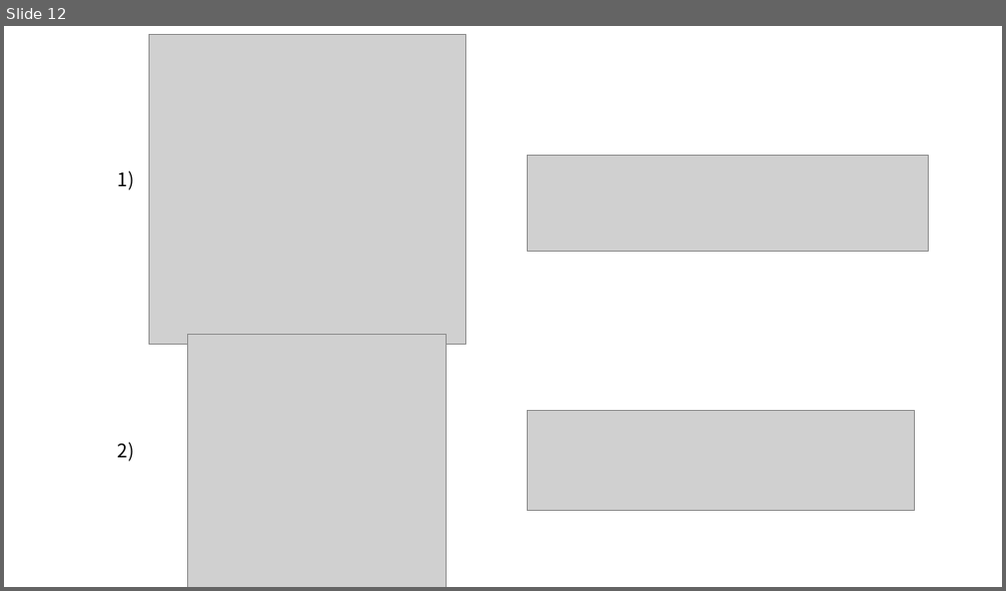
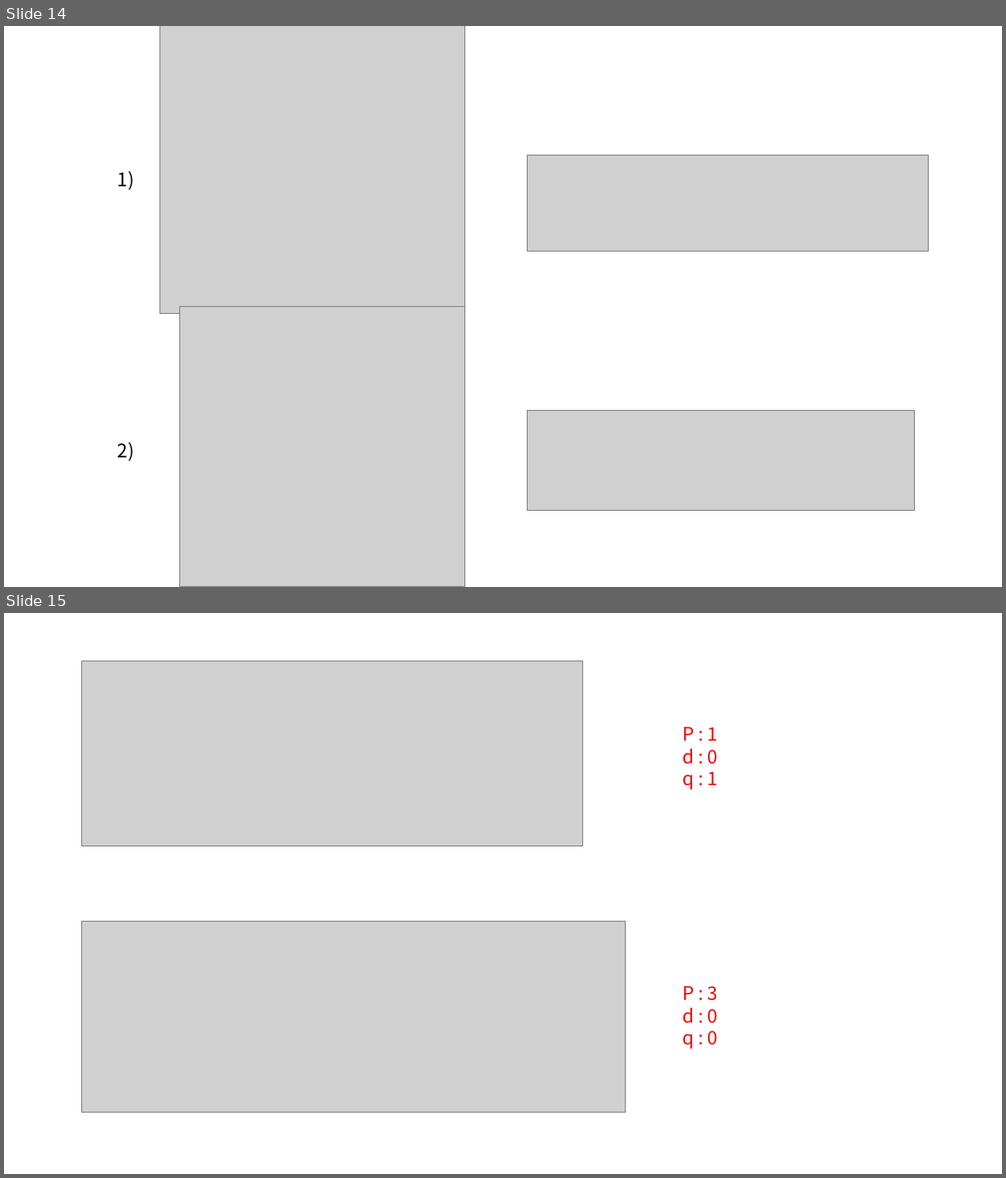
Before and after one commit to ejihoon6065/Project_TurnAround, a slide deck: YG엔터주분석/멘토님미팅발표자료/관련논문조사_4주차.pptx. Shown one above the other, each under a label of ours: slide 12 before the commit, slides 14 and 15 after it. The pictures are 1006x591 and 1006x1178 pixels, drawn with LibreOffice and Linux fonts; fonts in the diff are those of the drawing; grey boxes stand for pictures. Boxes give left, top, right and bottom in pixels: in the first picture for what was removed or moved away, otherwise in the second. Text is boxed around its words. In the diff, an @@ line names an element or a change of style, - is before the commit and + after.

```diff
--- a/YG엔터주분석/멘토님미팅발표자료/관련논문조사_4주차.pptx
+++ b/YG엔터주분석/멘토님미팅발표자료/관련논문조사_4주차.pptx
@@ slide 15 added at (4,613,1002,1174), background #FFFFFF @@
@@ picture added at (82,661,583,846) @@
@@ text added at (682,727,718,790), 18 pt, text #FF0000 @@
+P : 1
+d : 0
+q : 1
@@ picture added at (82,922,626,1113) @@
@@ text added at (682,986,718,1050), 18 pt, text #FF0000 @@
+P : 3
+d : 0
+q : 0
@@ what was slide 12 is now slide 14 @@
@@ slide 14 changed as well @@
@@ picture: place and size @@
-picture at (150,34,465,345)
+picture at (160,26,465,313)
@@ picture: place and size @@
-picture at (187,334,446,587)
+picture at (179,307,464,586)
```
Also in this commit, not shown: 7 other slides changed, 11 other slides added, 5 slides removed, 10 other files.
